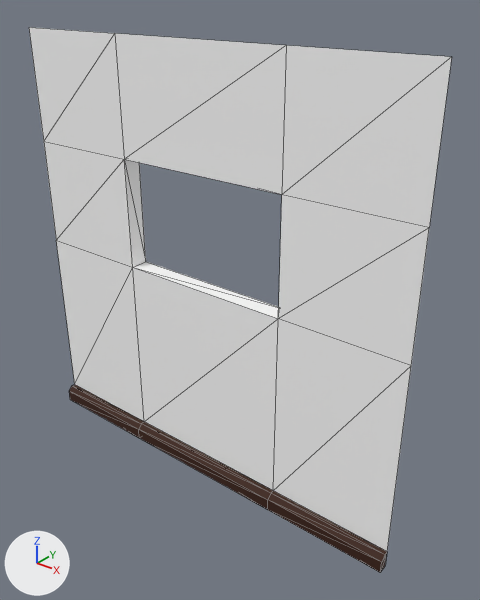
The glTF model assets/models/environment/wall_window.glb, before and after one commit.
Before and after are seen from a camera (50 mm lens) standing at (-5.62, -3.32, 2.86) and looking at (-8.62, 0.44, 0.53). The lights are fixed; the arrows at lower left show +X, +Y and +Z. Mesh edges are drawn as thin lines. Where no turn or scale is listed for an object, it has been applied to the vertices. Vertices at the same position are counted once.

In view in the first picture: 'wall-1-window'.
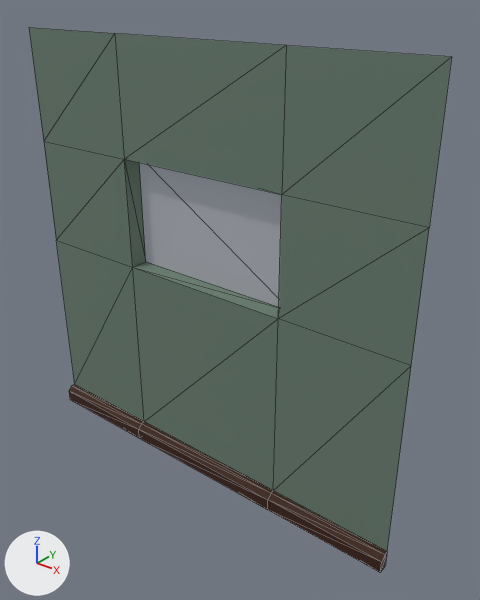
The newer file is also turned or shifted as a whole; pictures and numbers use the older file's frame.

Location of each change, (x1, y1, x2, y2) in pixels of the pictures (480 x 600 px):
'wall-1-window', recoloured, reshaped: (29, 27, 452, 572) in both
part 1 of me_plane_001, added: after (139, 163, 282, 307)

Diff of the bpy script that builds the scene:
```diff
--- a/assets/models/environment/wall_window.glb.py
+++ b/assets/models/environment/wall_window.glb.py
@@ mat_wall1 @@
 mat_wall1 = principled_material('wall1')
-mat_wall1.base_color = (1.0, 1.0, 1.0)  # white #ffffff
+mat_wall1.base_color = (0.181, 0.256, 0.205)  # grey #768a7d
@@ mat_window @@
+mat_window = principled_material('window')
+mat_window.base_color = (0.8, 0.8, 0.8)  # white #e7e7e7
+mat_window.roughness = 0.8
+mat_window.alpha = 0.3
@@ me_plane_001 @@
 me_plane_001.from_pydata(...)  # 36 vertices, 54 faces; spans x -1.83..1.83, y -0.08..0.16, z -1.83..1.83
 # used by ob_wall_1_window; location = (-8.892, 0.254, 0.651)
 # verts and faces of me_plane_001; kept vertices keep their numbers, new ones are numbered from 36
 # before: 16 (-0.78, 0.16, -0.05) at pixel (145, 261), 17 (-0.78, 0.16, 0.89), 18 (0.78, 0.16, -0.05), 19 (0.78, 0.16, 0.89)
+# me_plane_001 part 1
+faces += [(16, 18, 17), (17, 18, 19)]  # mat_window (white #e7e7e7)
 me_plane_001.materials.append(mat_wall1)
 me_plane_001.materials.append(mat_molding)
+me_plane_001.materials.append(mat_window)  # white #e7e7e7
```
